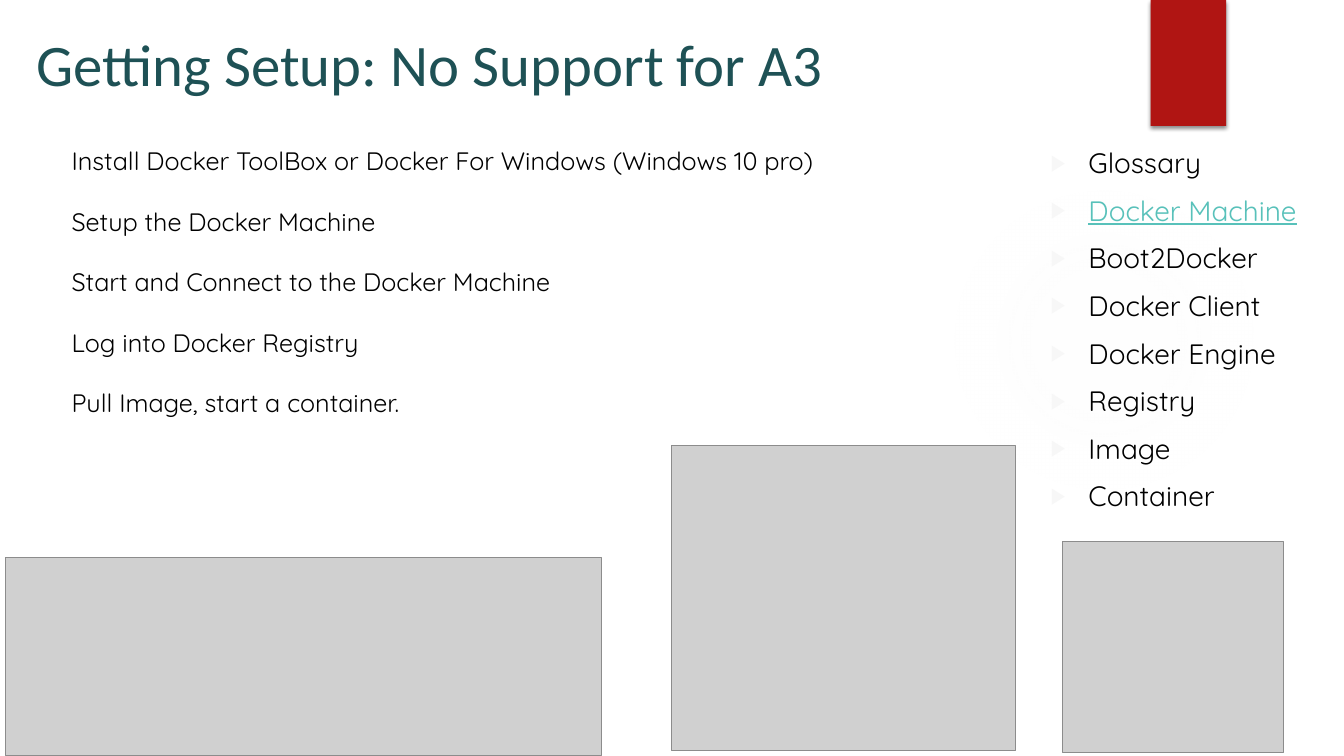
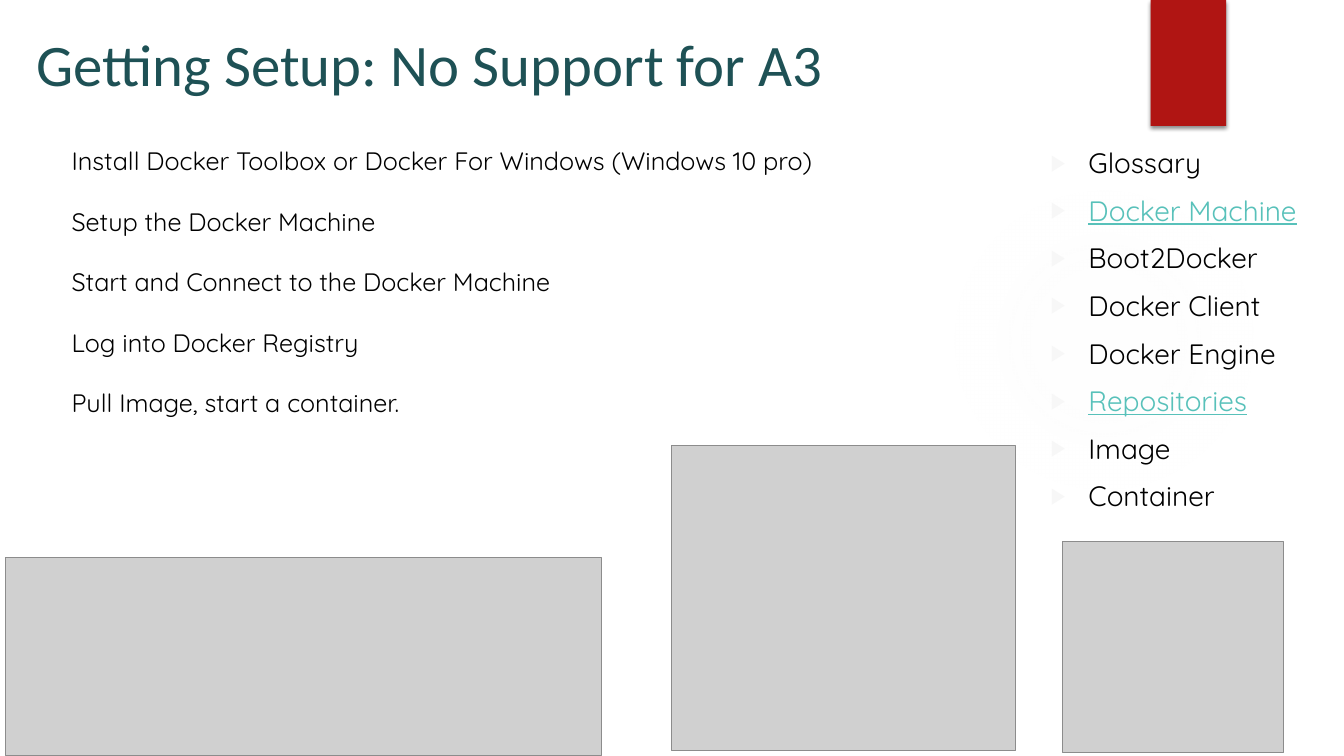
Before and after one commit to CodeItOnGit/presentations, a slide deck: slide 6 of DockerSeries/Part1-Fundamentals/Docker Fundamentals.pptx. Drawn at 1344x756 pixels with LibreOffice and Linux fonts; fonts in the diff are those of the drawing; grey boxes stand for pictures; background and template pictures are left out. Boxes give left, top, right and bottom in pixels: in the first picture for what was removed or moved away, otherwise in the second. Text is boxed around its words. In the diff, an @@ line names an element or a change of style, - is before the commit and + after.

Commit message:
Updated sections on docker container

```diff
--- a/DockerSeries/Part1-Fundamentals/Docker Fundamentals.pptx
+++ b/DockerSeries/Part1-Fundamentals/Docker Fundamentals.pptx
@@ text at (72,151,812,175): text changed @@
-Install Docker ToolBox or Docker For Windows (Windows 10 pro)
+Install Docker Toolbox or Docker For Windows (Windows 10 pro)
@@ text at (1088,391,1247,417): text changed; text colour #000000 to #58C1BA @@
-▶ Registry
+▶ Repositories
```
Also in this commit, not shown: 1 other slide changed, 2 slides added, 2 slides removed.
